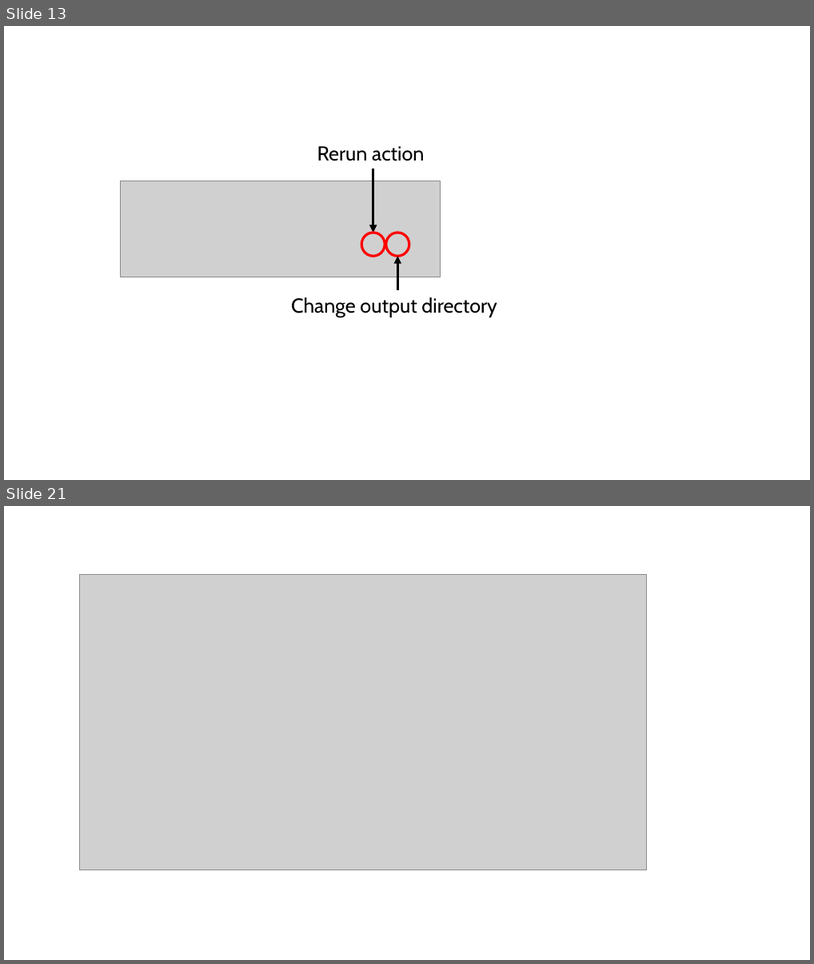
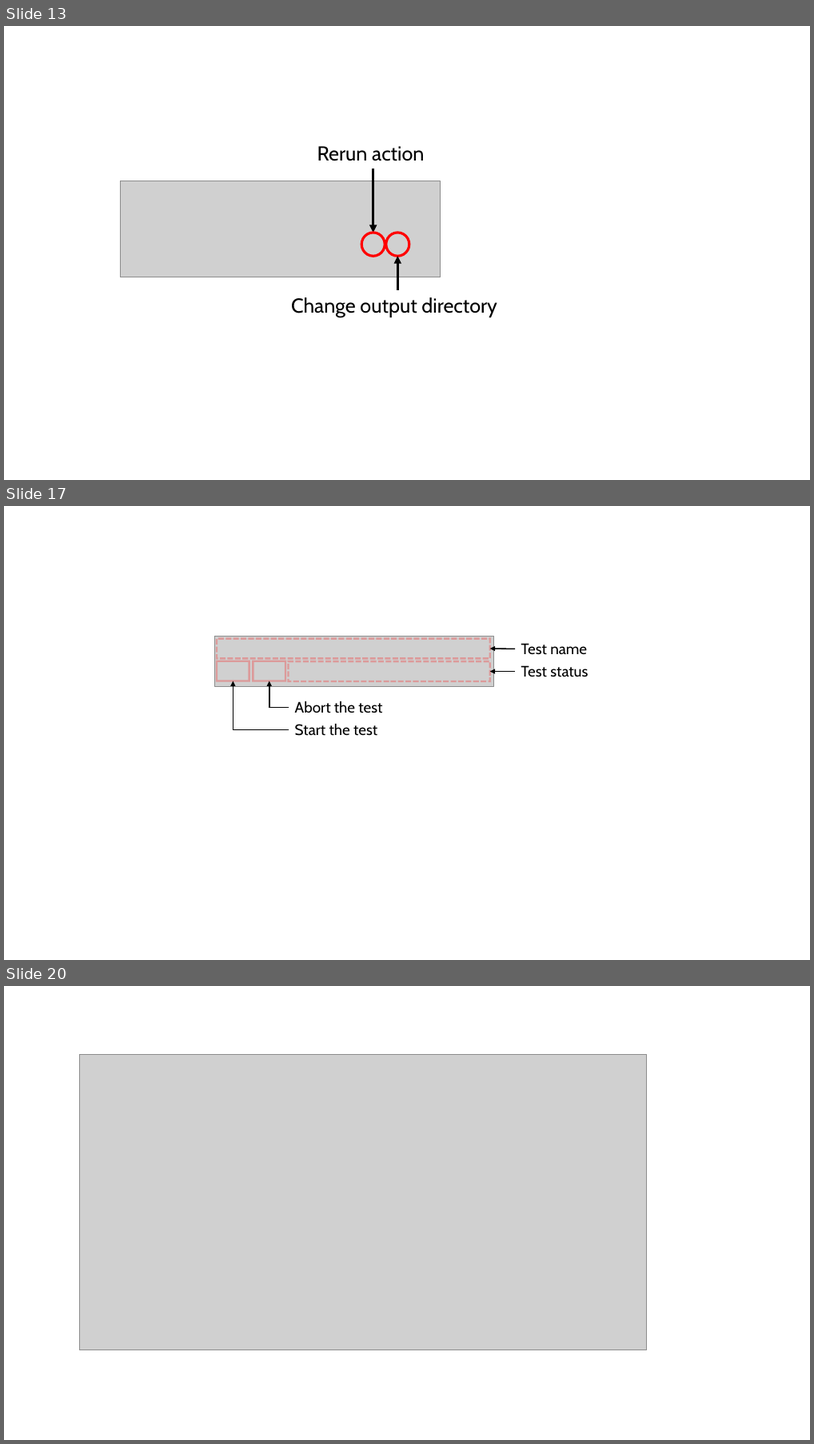
Before and after one commit to LabBench-Society/Protocols, a slide deck: introdemo/Illustrations/Illustrations (Introduction to LabBench).pptx. Shown one above the other, each under a label of ours: slides 13 and 21 before the commit, slides 13, 17 and 20 after it; the slides between them are not shown. The pictures are 814x964 and 814x1444 pixels, drawn with LibreOffice and Linux fonts; fonts in the diff are those of the drawing; grey boxes stand for pictures. Boxes give left, top, right and bottom in pixels: in the first picture for what was removed or moved away, otherwise in the second. Text is boxed around its words. In the diff, an @@ line names an element or a change of style, - is before the commit and + after.

```diff
--- a/introdemo/Illustrations/Illustrations (Introduction to LabBench).pptx
+++ b/introdemo/Illustrations/Illustrations (Introduction to LabBench).pptx
@@ slide 17 added at (4, 506, 810, 960), background #FFFFFF @@
@@ picture added at (215, 636, 494, 686) @@
@@ rectangle added at (217, 639, 490, 659), outline #FF0000 2.25 pt dashed @@
@@ arrow added from (515, 648) to (490, 648), #000000 1.5 pt @@
@@ text added at (522, 643, 587, 655), 18 pt, text #000000 @@
+Test name
@@ rectangle added at (217, 661, 250, 681), outline #FF0000 2.25 pt @@
@@ rectangle added at (254, 661, 286, 681), outline #FF0000 2.25 pt @@
@@ rectangle added at (288, 661, 490, 681), outline #FF0000 2.25 pt dashed @@
@@ arrow added from (515, 671) to (490, 671), #000000 1.5 pt @@
@@ text added at (522, 665, 588, 677), 18 pt, text #000000 @@
+Test status
@@ elbow arrow added from (289, 730) to (234, 681), #000000 1.5 pt @@
@@ elbow arrow added from (289, 708) to (270, 681), #000000 1.5 pt @@
@@ text added at (295, 700, 382, 713), 18 pt, text #000000 @@
+Abort the test
@@ text added at (295, 723, 378, 736), 18 pt, text #000000 @@
+Start the test
@@ what was slide 21 is now slide 20 @@
```
Also in this commit, not shown: 5 other slides added, 8 slides removed.
